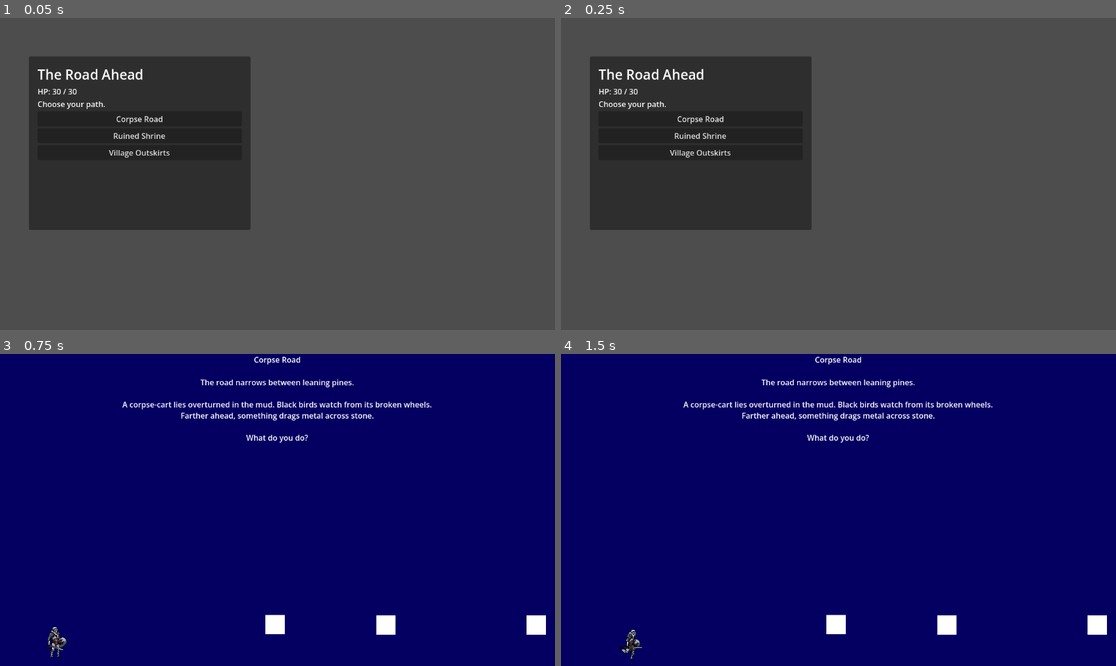
Above: before the commit, frames 1-4 (two rows, left to right).
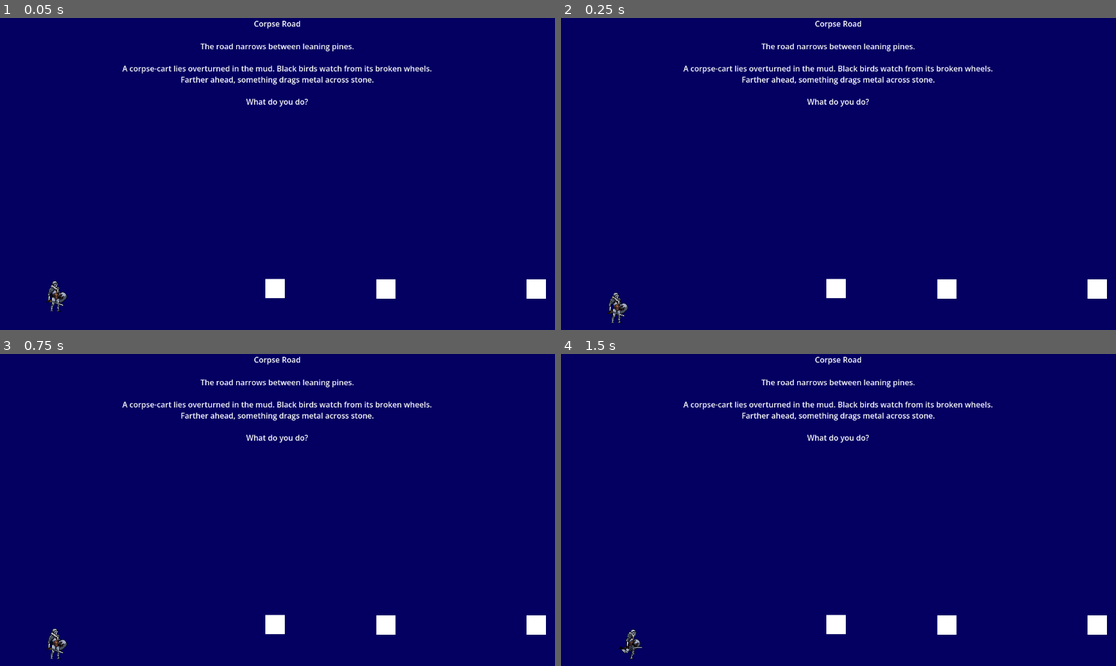
Above: after the commit, the same moments.

Repository: Bbran4/TheThroneThatBreathes
Game: Godot game, scene res://scenes/RunTest.tscn
Two runs of this game, one before a commit and one after it. Both use one fixed random seed, a clock stepped at 60 frames per second and the inputs below.
Inputs (mouse positions are in pixels of both pictures, inside the frame that each line leads up to):
- Up to frame 1 (0.05 s): no input
- Up to frame 2 (0.25 s): no input
- Up to frame 3 (0.75 s): click (138, 453) at 0.5 s, where only the run before the commit has a clickable "Corpse Road"
- Up to frame 4 (1.5 s): tap Enter (debug_end_turn) at 1.25 s; move the mouse to (960, 494) at 1.27 s; hold D (right) from 1.28 s (still down); tap E (interact) at 1.35 s

The runs differ from the first frame. In frame 1, 100% of the frame differs, in the area x 0-100%, y 0-100%; in frame 2, 100%; in frame 3, 0.2%; in frame 4, nothing differs.

Commit message:
Update RunTest.gd

Diff:
--- a/scripts/run/RunTest.gd
+++ b/scripts/run/RunTest.gd
@@ -44,6 +44,9 @@
 
 	if starting_location != null:
 		current_location = starting_location
+		route_ui.visible = false
+		_enter_location(starting_location)
+		return
 
 	_show_location_route_screen()
 
@@ -92,7 +95,9 @@
 		return
 
 	current_location = location
-	route_ui.visible = false
+
+	if route_ui != null:
+		route_ui.visible = false
 
 	_open_side_view_location(location, location.entry_node)
 
